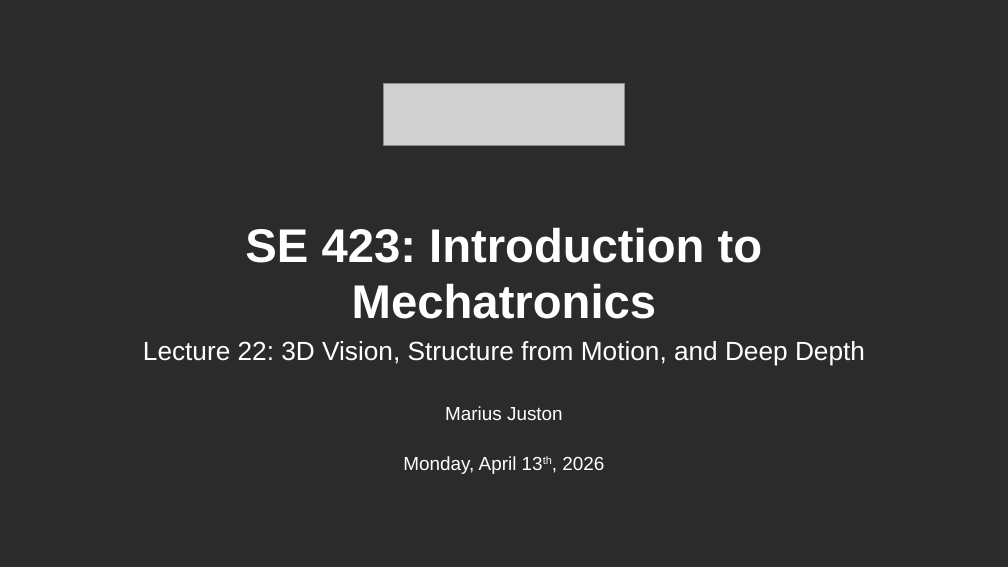
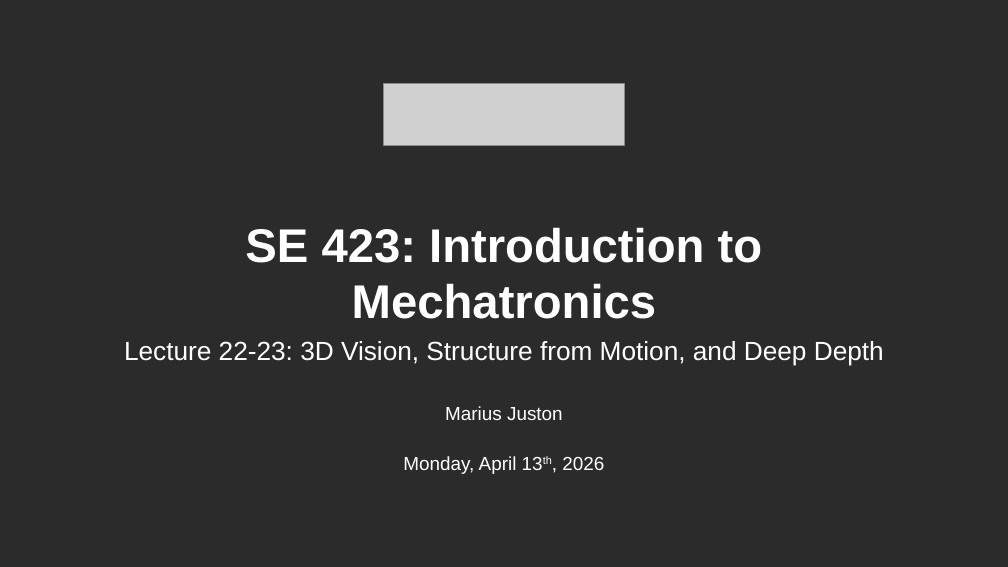
Before and after one commit to Marius-Juston/SE-423---Class-Material, a slide deck: slide 1 of Lectures/Slides/L22-23.pptx. Drawn at 1008x567 pixels with LibreOffice and Linux fonts; fonts in the diff are those of the drawing; grey boxes stand for pictures; background and template pictures are left out; a plain dark background stands for a picture behind light text. Boxes give left, top, right and bottom in pixels: in the first picture for what was removed or moved away, otherwise in the second. Text is boxed around its words. In the diff, an @@ line names an element or a change of style, - is before the commit and + after.

```diff
--- a/Lectures/Slides/L22-23.pptx
+++ b/Lectures/Slides/L22-23.pptx
@@ text at <box>124,341,884,366</box>: text changed @@
-Lecture 22: 3D Vision, Structure from Motion, and Deep Depth
+Lecture 22-23: 3D Vision, Structure from Motion, and Deep Depth
```
Also in this commit, not shown: 1 other file.
